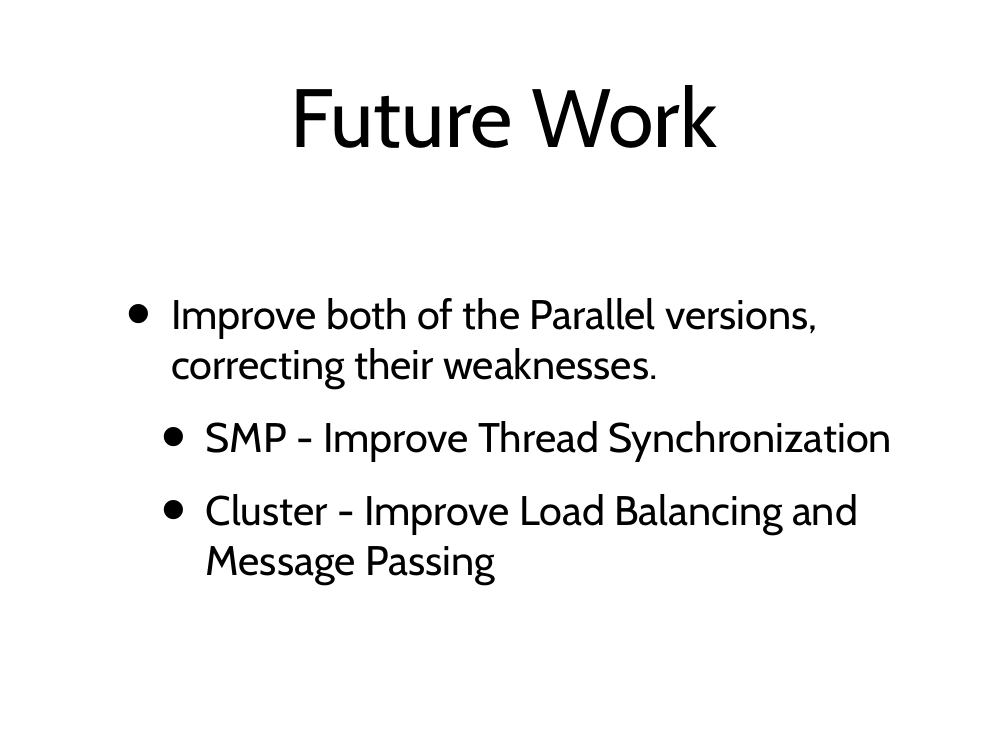
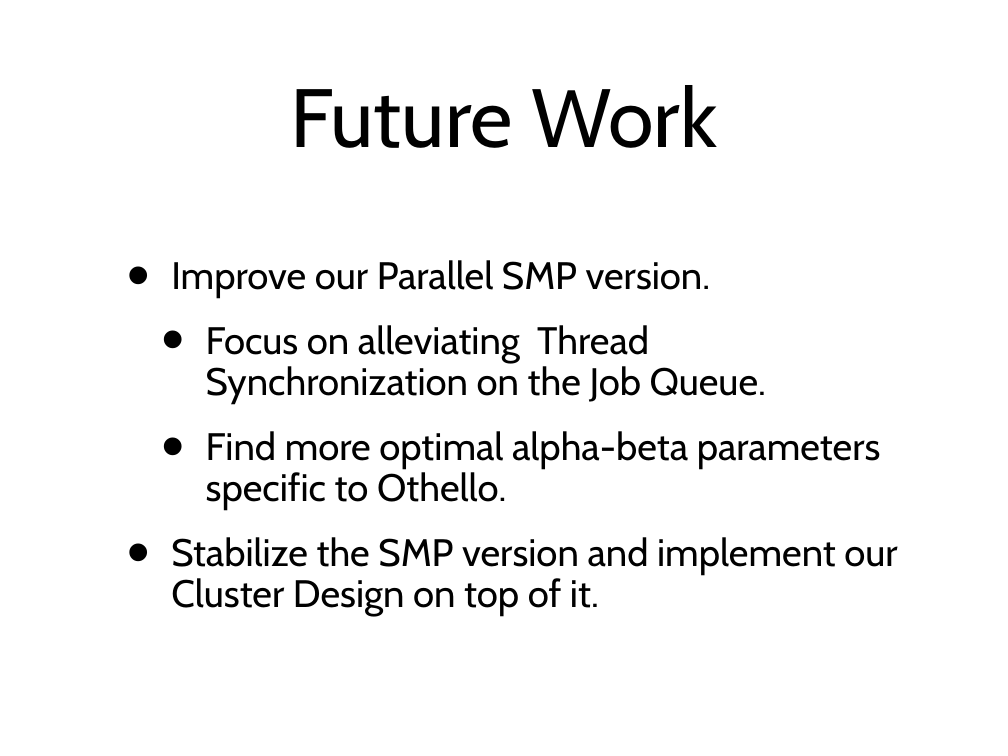
Before and after one commit to amod0017/rit-othello, a slide deck: slide 27 of Othello/other/Othello-Presentation-2.ppt (slide 26 before the commit). Drawn at 1008x756 pixels with LibreOffice and Linux fonts; fonts in the diff are those of the drawing. Boxes give left, top, right and bottom in pixels: in the first picture for what was removed or moved away, otherwise in the second. Text is boxed around its words. In the diff, an @@ line names an element or a change of style, - is before the commit and + after.

```diff
--- a/Othello/other/Othello-Presentation-2.ppt
+++ b/Othello/other/Othello-Presentation-2.ppt
@@ text at (171, 260, 897, 617): text changed; size 42 to 38.9 pt @@
-• Improve both of the Parallel versions, correcting their weaknesses.
-  • SMP - Improve Thread Synchronization
-  • Cluster - Improve Load Balancing and Message Passing
+• Improve our Parallel SMP version.
+  • Focus on alleviating Thread Synchronization on the Job Queue.
+  • Find more optimal alpha-beta parameters specific to Othello.
+• Stabilize the SMP version and implement our Cluster Design on top of it.
```
Also in this commit, not shown: 2 other slides changed, 1 slide added.
